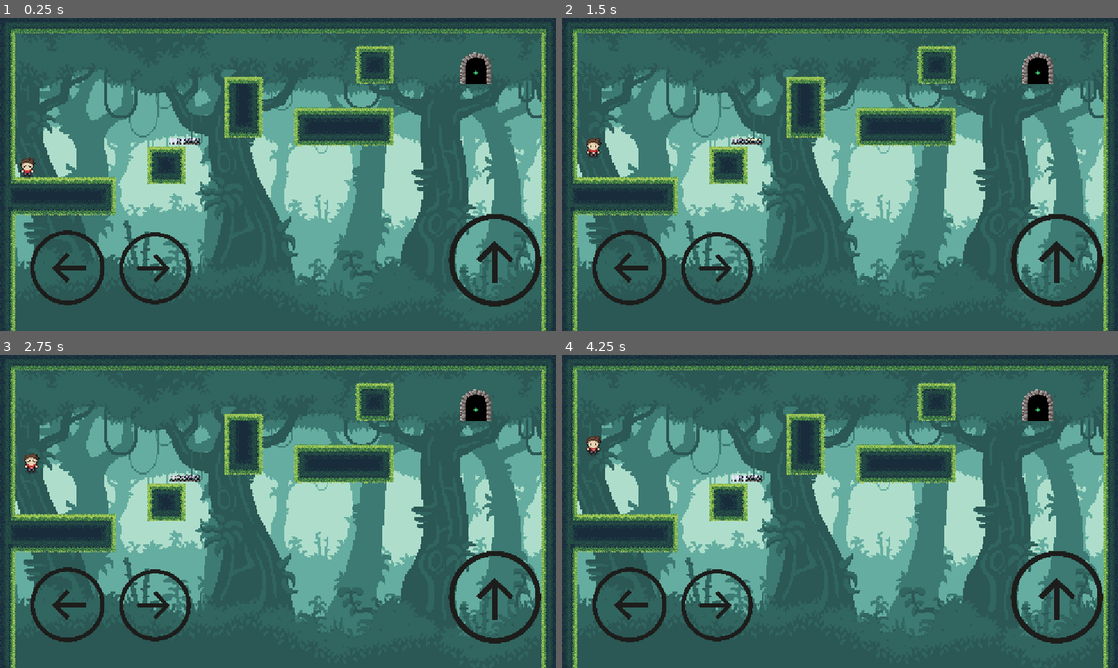
Above: before the commit, frames 1-4 (two rows, left to right).
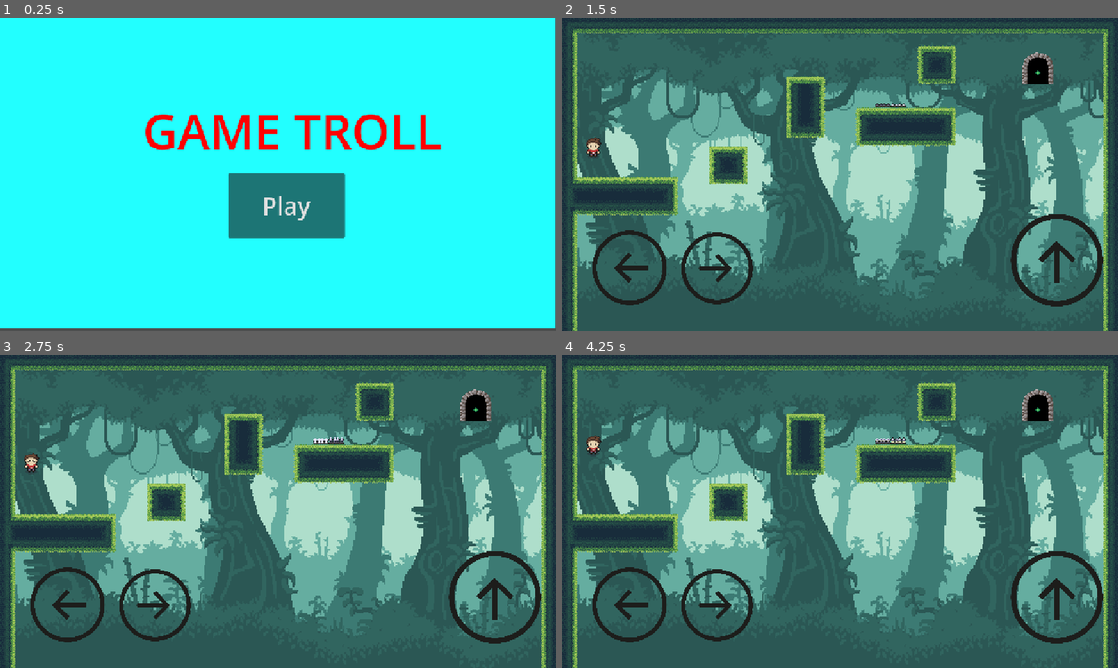
Above: after the commit, the same moments.

Repository: Tad-Min/Troll_Demo_Project-Godot-
Game: Godot game, scene res://scenes/StartUI.tscn
The game is run twice, just before and just after one commit, with the same random seed, the same clock (stepped at 60 frames per second) and the same inputs. Before the commit the project starts from res://scenes/Level/Lv1.tscn.
Inputs (mouse positions are in pixels of both pictures, inside the frame that each line leads up to):
- Up to frame 1 (0.25 s): no input
- Up to frame 2 (1.5 s): click (845, 205) at 0.5 s, where only the run after the commit has a clickable "Play"; hold D (move_right) from 1.28 s (still down); tap X (die) at 1.35 s
- Up to frame 3 (2.75 s): keep holding D (move_right); tap Space (jump) at 1.52, 2.27 s; tap X (die) at 2.1 s
- Up to frame 4 (4.25 s): release D (move_right) at 2.78 s; hold A (move_left) 2.78-3.53 s; tap X (die) at 2.85, 3.6 s; hold D (move_right) from 3.53 s (still down); tap Space (jump) at 3.77 s

The runs differ from the first frame. In frame 1, 100% of the frame differs, in the area x 0-100%, y 0-100%; in frame 2, 0.1%; in frame 3, 0.2%; in frame 4, 0.2%.

Commit message:
Add UI for Start

Diff:
--- a/project.godot
+++ b/project.godot
@@ -11,7 +11,7 @@
 [application]
 
 config/name="Troll_Demo"
-run/main_scene="uid://ch12rgidooprk"
+run/main_scene="uid://bys8ghsb0vx7p"
 config/features=PackedStringArray("4.4", "Mobile")
 config/icon="res://icon.svg"
 
--- a/scenes/Level/Lv1.tscn
+++ b/scenes/Level/Lv1.tscn
@@ -1481,4 +1481,4 @@
 [node name="Manager" parent="." instance=ExtResource("8_215dr")]
 
 [node name="Node2D" parent="." instance=ExtResource("9_3u6yt")]
-position = Vector2(382, 255)
+position = Vector2(680, 178)
--- /dev/null
+++ b/scenes/StartUI.tscn
@@ -0,0 +1,48 @@
+[gd_scene load_steps=3 format=3 uid="uid://bys8ghsb0vx7p"]
+
+[ext_resource type="Script" uid="uid://dlkyqsml0cwne" path="res://scripts/StartButton.gd" id="1_jef12"]
+
+[sub_resource type="LabelSettings" id="LabelSettings_1w7y4"]
+font_size = 100
+font_color = Color(1, 0, 0, 1)
+shadow_color = Color(0.792157, 0, 0, 0)
+
+[node name="Control" type="Control"]
+layout_mode = 3
+anchors_preset = 15
+anchor_right = 1.0
+anchor_bottom = 1.0
+grow_horizontal = 2
+grow_vertical = 2
+
+[node name="ColorRect" type="ColorRect" parent="."]
+layout_mode = 0
+offset_right = 1149.0
+offset_bottom = 641.0
+color = Color(0.133333, 1, 1, 1)
+
+[node name="TextureRect" type="TextureRect" parent="."]
+layout_mode = 0
+offset_left = 52.0
+offset_top = 340.0
+offset_right = 172.0
+offset_bottom = 460.0
+
+[node name="Label" type="Label" parent="."]
+layout_mode = 0
+offset_left = 295.0
+offset_top = 164.0
+offset_right = 916.0
+offset_bottom = 301.0
+text = "GAME TROLL"
+label_settings = SubResource("LabelSettings_1w7y4")
+
+[node name="Button" type="Button" parent="."]
+layout_mode = 0
+offset_left = 472.0
+offset_top = 321.0
+offset_right = 714.0
+offset_bottom = 455.0
+theme_override_font_sizes/font_size = 50
+text = "Play"
+script = ExtResource("1_jef12")
--- /dev/null
+++ b/scripts/StartButton.gd
@@ -0,0 +1,4 @@
+extends Button
+
+func _pressed():
+	get_tree().change_scene_to_file("res://scenes/Level/Lv1.tscn")
Not shown, added: scripts/StartButton.gd.uid
